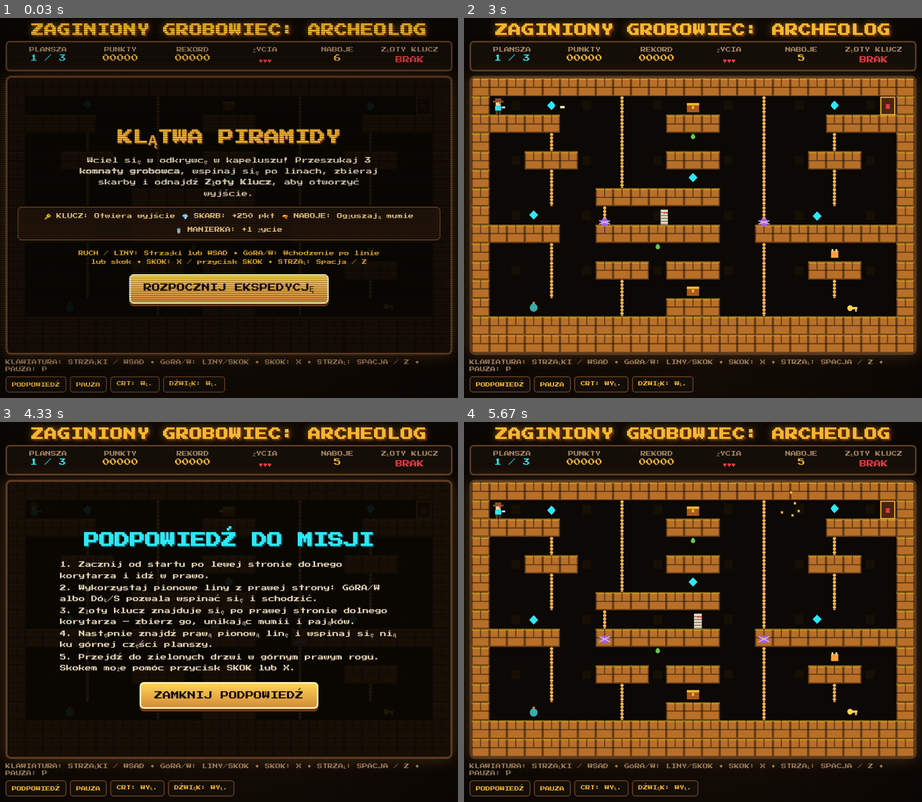
Above: before the commit, frames 1-4 (two rows, left to right).
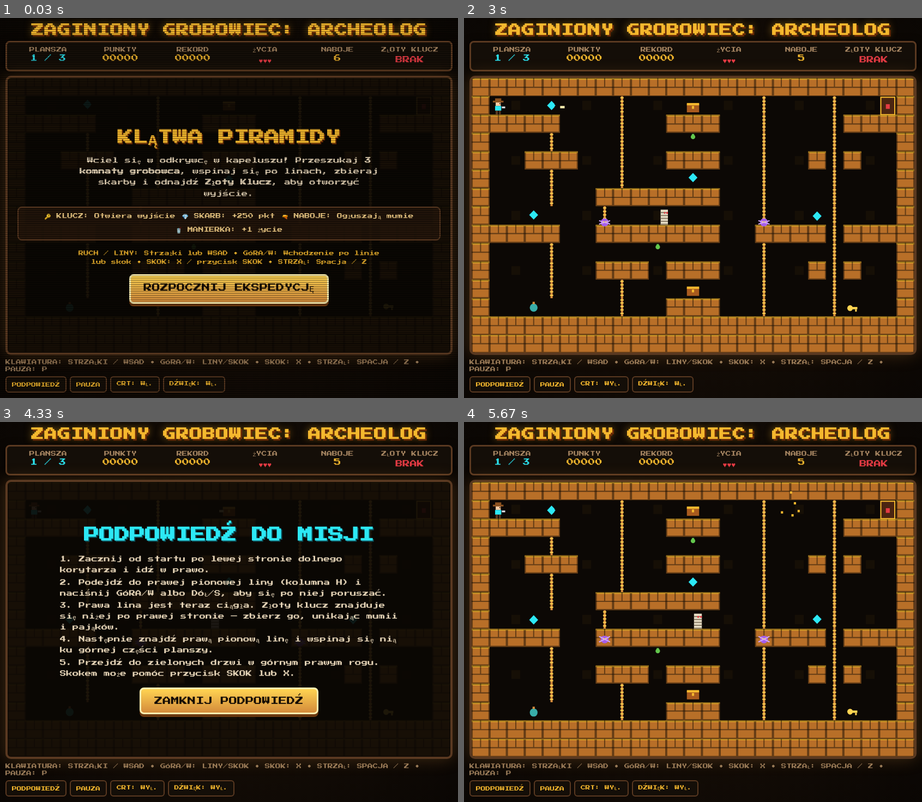
Above: after the commit, the same moments.

Repository: paweltarkowski/web-games
Game: browser game, page archeolog/index.html
The game is run twice, just before and just after one commit, with the same random seed, the same clock (stepped at 60 frames per second) and the same inputs.
Inputs:
- Up to frame 1 (0.03 s): no input
- Up to frame 2 (3 s): click "PAUZA" at 1.27 s; tap Space at 1.52 s; click "CRT: WŁ." at 2.02 s; tap P at 2.27 s; click "ROZPOCZNIJ EKSPEDYCJĘ" at 2.77 s
- Up to frame 3 (4.33 s): click "PODPOWIEDŹ" at 3.52 s; click "DŹWIĘK: WŁ." at 4.27 s
- Up to frame 4 (5.67 s): click "ZAMKNIJ PODPOWIEDŹ" at 5.02 s

The runs differ from the first frame. In frame 2, 0.9% of the frame differs, in the area x 79-83%, y 20-79%; in frame 3, 12%, in the area x 13-87%, y 25-78%; in frame 4, 0.9%.

Commit message:
update

Diff:
--- a/archeolog/index.html
+++ b/archeolog/index.html
@@ -506,18 +506,18 @@
                 bgTint:    "#0c0805",
                 grid: [
                     "#########################",
-                    "#P..G...H...T...H...G..E#",
-                    "#####...H..###..H...#####",
+                    "#P..G...H...T...H...H..E#",
+                    "#####...H..###..H...H####",
                     "#...H...H...D...H...H...#",
-                    "#..###..H..###..H..###..#",
+                    "#..###..H..###..H..#H#..#",
                     "#...H...H...G...H...H...#",
                     "#...H..#######..H...H...#",
-                    "#..G...S..M.....S..G....#",
-                    "#####..#######..#########",
-                    "#...H.....D.....H...A...#",
-                    "#...H..###.###..H..###..#",
+                    "#..G...S..M.....S..GH...#",
+                    "#####..#######..####H####",
+                    "#...H.....D.....H...H...#",
+                    "#...H..###.###..H..#H#..#",
                     "#...H...H...T...H...H...#",
-                    "#..W....H..###..H....K..#",
+                    "#..W....H..###..H...HK..#",
                     "#########################",
                     "#########################"
                 ]
@@ -575,8 +575,8 @@
         const MISSION_HINTS = [
             [
                 "1. Zacznij od startu po lewej stronie dolnego korytarza i idź w prawo.",
-                "2. Wykorzystaj pionowe liny z prawej strony: GÓRA/W albo DÓŁ/S pozwala wspinać się i schodzić.",
-                "3. Złoty klucz znajduje się po prawej stronie dolnego korytarza — zbierz go, unikając mumii i pająków.",
+                "2. Podejdź do prawej pionowej liny (kolumna H) i naciśnij GÓRA/W albo DÓŁ/S, aby się po niej poruszać.",
+                "3. Prawa lina jest teraz ciągła. Złoty klucz znajduje się niżej po prawej stronie — zbierz go, unikając mumii i pająków.",
                 "4. Następnie znajdź prawą pionową linę i wspinaj się nią ku górnej części planszy.",
                 "5. Przejdź do zielonych drzwi w górnym prawym rogu. Skokem może pomóc przycisk SKOK lub X."
             ],
@@ -584,7 +584,7 @@
                 "1. Startujesz u dołu planszy; przedostrzegaj się nietoperzy i mumii.",
                 "2. Liny po lewej i środku prowadzą do klucza na górnej półce.",
                 "3. Ogłuszaj przeciwników strzałem (Spacja/Z), jeśli blokują przejście.",
-                "4. Zebraliwszy klucz, wróć centralną linią i przejdź do wyjścia po prawej górze.",
+                "4. Zebrali klucz, wróć centralną linią i przejdź do wyjścia po prawej górze.",
                 "5. W razie upadku wróć do najbliższej liny i wspinaj się ponownie."
             ],
             [
